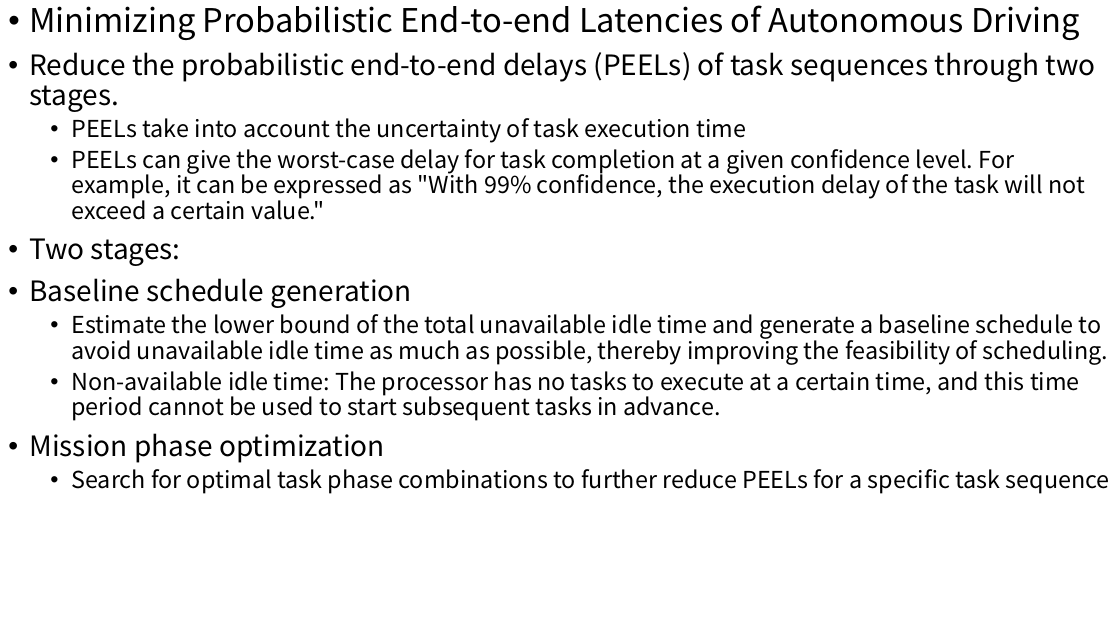
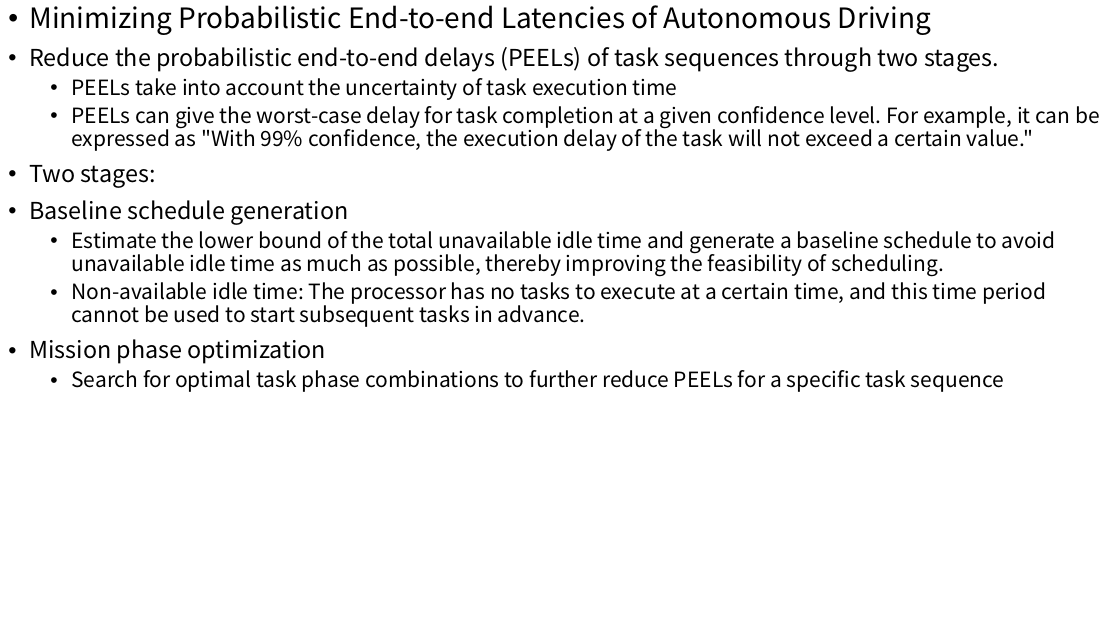
Before and after one commit to wsm6636/note, a slide deck: slide 6 of 06-ppt/discussion/0514.pptx. Drawn at 1120x630 pixels with LibreOffice and Linux fonts; fonts in the diff are those of the drawing. Boxes give left, top, right and bottom in pixels: in the first picture for what was removed or moved away, otherwise in the second. Text is boxed around its words. In the diff, an @@ line names an element or a change of style, - is before the commit and + after.

```diff
--- a/06-ppt/discussion/0514.pptx
+++ b/06-ppt/discussion/0514.pptx
@@ text "Minimizing Probabilistic End-to-end Latencies of ..." at (x1=29, y1=5, x2=1100, y2=392): size 28 to 24 pt in "Minimizing Probabilistic End-to-end Latencies of Autonomous  ..."; size 24 to 20 pt in "Reduce the probabilistic end-to-end delays (PEELs) of ...", "Two stages:", "Baseline schedule generation", "Mission phase optimization"; size 20 to 18 pt in "PEELs take into account the uncertainty of ...", "PEELs can give the worst-case delay for ...", "Estimate the lower bound of the total ...", "Non-available idle time: The processor has no ..." and 1 more places @@
```
Also in this commit, not shown: 5 other slides changed, 3 other files.
